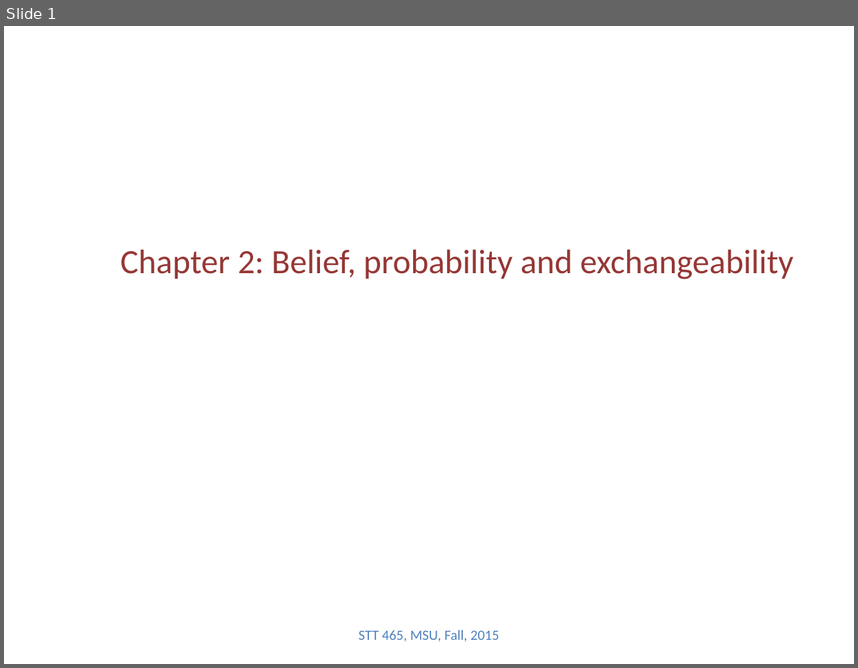
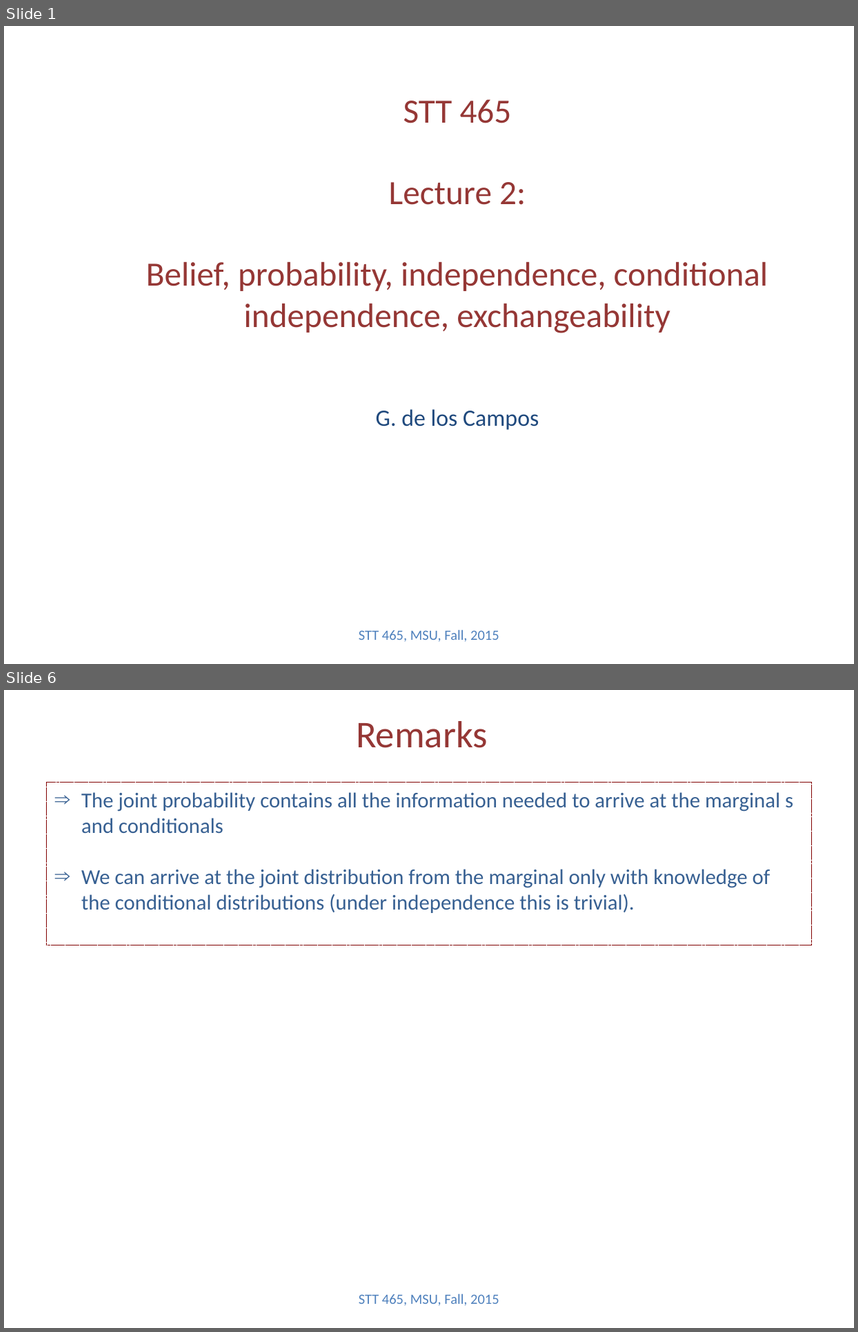
Before and after one commit to Boukos/STT465, a slide deck: STT465_2.pptx. Shown one above the other, each under a label of ours: slide 1 before the commit, slides 1 and 6 after it; the slides between them are not shown. The pictures are 858x668 and 858x1332 pixels, drawn with LibreOffice and Linux fonts; fonts in the diff are those of the drawing. Boxes give left, top, right and bottom in pixels: in the first picture for what was removed or moved away, otherwise in the second. Text is boxed around its words. In the diff, an @@ line names an element or a change of style, - is before the commit and + after.

```diff
--- a/STT465_2.pptx
+++ b/STT465_2.pptx
@@ slide 6 added at (x1=4, y1=690, x2=854, y2=1328), background #FFFFFF @@
@@ title added at (x1=356, y1=721, x2=488, y2=748), 32 pt, text #953735 @@
+Remarks
@@ rectangle added at (x1=47, y1=782, x2=811, y2=945), outline #800000 0.75 pt dashed, 18 pt, text #376092 @@
+⇒ The joint probability contains all the information needed to arrive at the marginal s and conditionals
+⇒ We can arrive at the joint distribution from the marginal only with knowledge of the conditional distributions (under independence this is trivial).
@@ text added at (x1=359, y1=1293, x2=499, y2=1305), 12 pt, text #4F81BD @@
+STT 465, MSU, Fall, 2015
@@ slide 1 changed as well @@
@@ title at (x1=146, y1=99, x2=769, y2=430): text changed @@
-Chapter 2: Belief, probability and exchangeability
+STT 465
+Lecture 2:
+Belief, probability, independence, conditional independence, exchangeability
+G. de los Campos
```
Also in this commit, not shown: 1 other slide changed, 5 other slides added, 3 other files.
